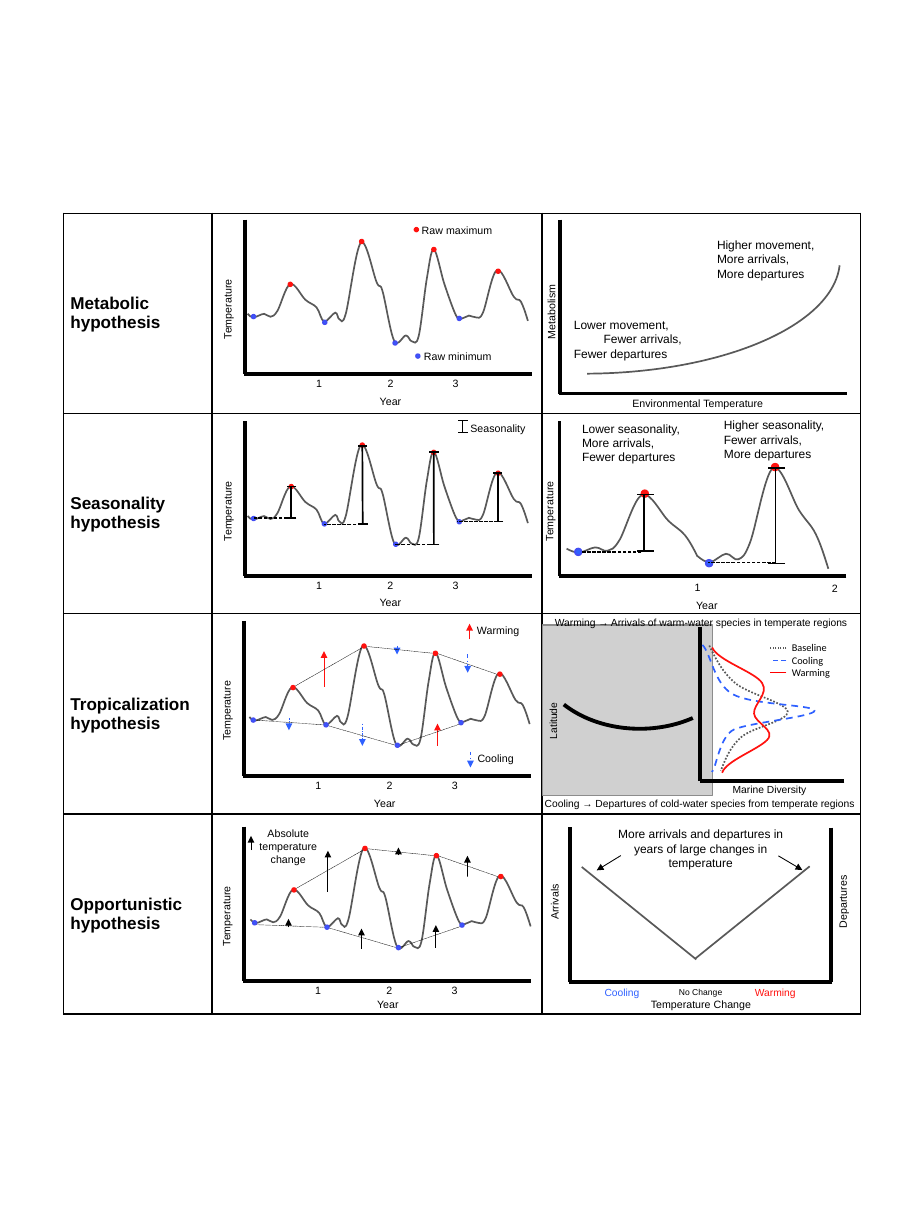
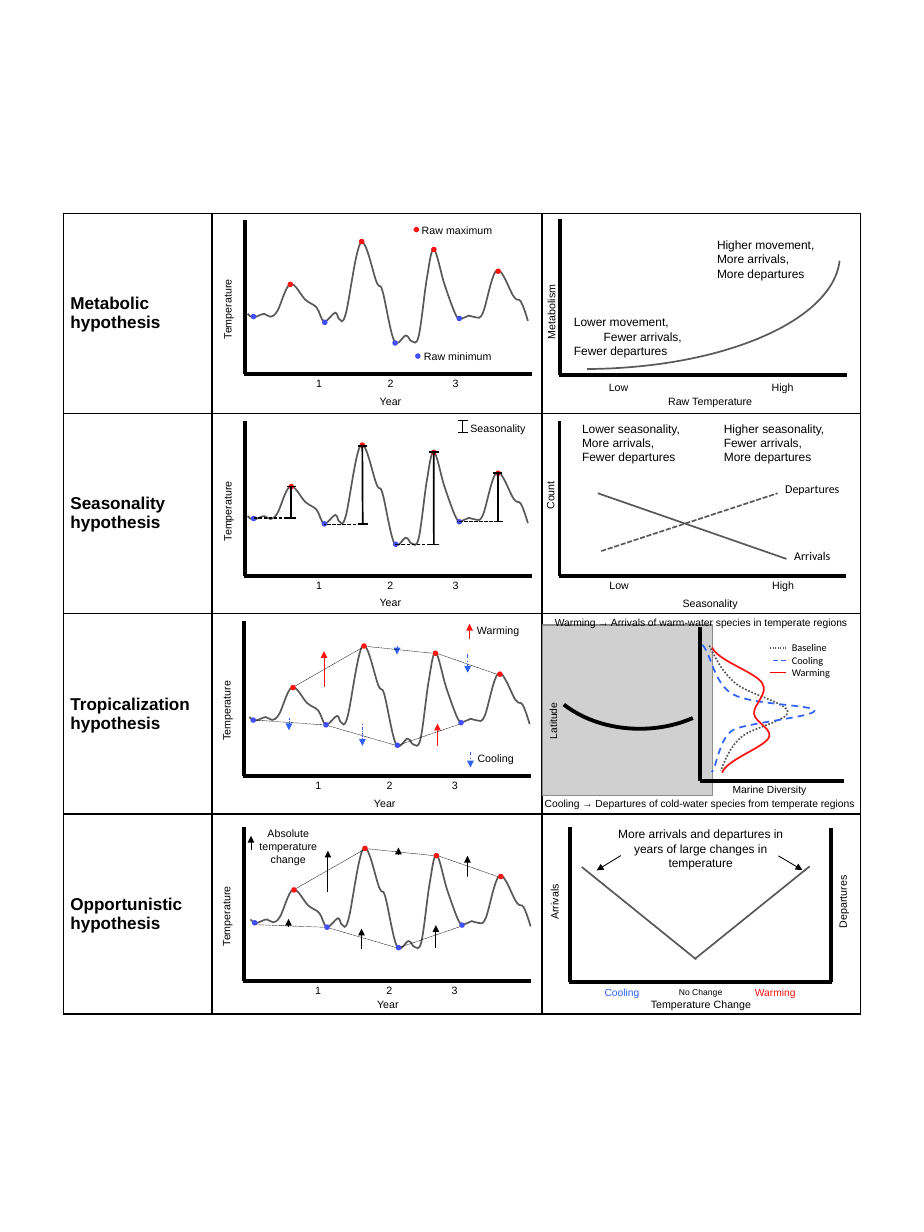
Before and after one commit to zoekitchel/arrivals-departures, a slide deck: slide 4 of figures/Figure1/theoretical_1.pptx. Drawn at 924x1232 pixels with LibreOffice and Linux fonts; fonts in the diff are those of the drawing; grey boxes stand for pictures. Boxes give left, top, right and bottom in pixels: in the first picture for what was removed or moved away, otherwise in the second. Text is boxed around its words. In the diff, an @@ line names an element or a change of style, - is before the commit and + after.

```diff
--- a/figures/Figure1/theoretical_1.pptx
+++ b/figures/Figure1/theoretical_1.pptx
@@ arc (boxed as its full ellipse): place and size @@
-arc (boxed as its full ellipse) at bbox=[328, 146, 841, 374]
+arc (boxed as its full ellipse) at bbox=[328, 141, 841, 369]
@@ line moved from (561, 219) - (561, 393) to (561, 219) - (561, 375) @@
@@ line moved from (846, 393) - (559, 393) to (846, 375) - (559, 375) @@
@@ text added at bbox=[609, 383, 629, 391], 6.2 pt, text #000000 @@
+Low
@@ text added at bbox=[772, 383, 794, 393], 6.2 pt, text #000000 @@
+High
@@ text at bbox=[668, 397, 752, 408]: text changed @@
-Environmental Temperature
+Raw Temperature
@@ text "Higher seasonality,": place and size @@
-text "Higher seasonality," at bbox=[724, 420, 824, 461]
+text "Higher seasonality," at bbox=[724, 424, 824, 464]
@@ text at bbox=[545, 483, 557, 509]: text changed @@
-Temperature
+Count
@@ line added from (598, 493) to (786, 559), #595959 1 pt @@
@@ line added from (601, 551) to (777, 493), #595959 1 pt dashed @@
@@ text added at bbox=[785, 485, 839, 495], 7 pt, text #000000 @@
+Departures
@@ group removed at bbox=[567, 463, 828, 568]: 8 lines, 4 ellipses, 2 freeform shapes @@
@@ text added at bbox=[794, 551, 830, 560], 7 pt, text #000000 @@
+Arrivals
@@ text added at bbox=[609, 581, 629, 589], 6.2 pt, text #000000 @@
+Low
@@ text at bbox=[683, 599, 738, 609]: text changed @@
-Year
+Seasonality
@@ text removed at bbox=[695, 583, 701, 591] @@
-1
@@ text added at bbox=[772, 581, 794, 591], 6.2 pt, text #000000 @@
+High
@@ text removed at bbox=[832, 584, 838, 592] @@
-2
```
Also in this commit, not shown: 26 other files.
